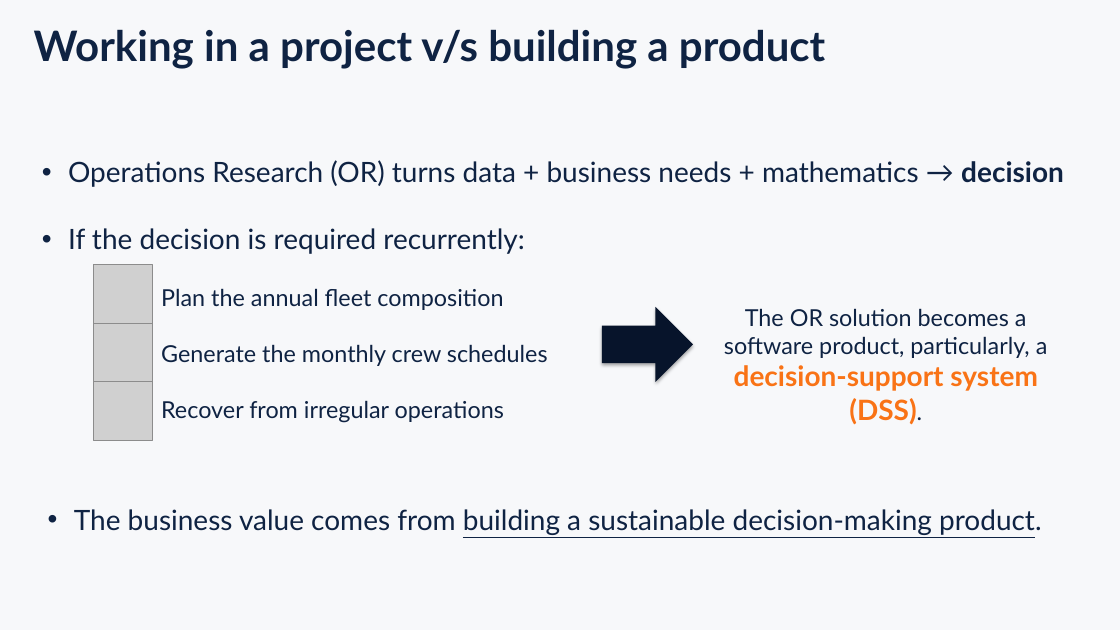
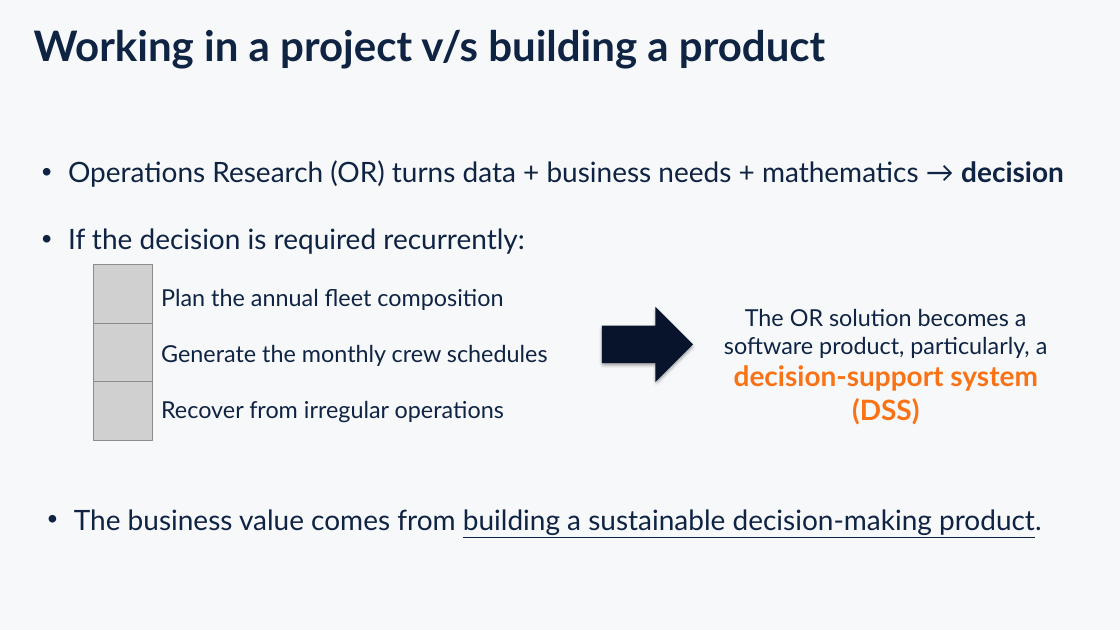
Before and after one commit to sefop/sefop-training-hub, a slide deck: slide 2 of workshops/2026-10-25-agifors-annual-symposium/agifors-sefop.pptx. Drawn at 1120x630 pixels with LibreOffice and Linux fonts; fonts in the diff are those of the drawing; grey boxes stand for pictures. Boxes give left, top, right and bottom in pixels: in the first picture for what was removed or moved away, otherwise in the second. Text is boxed around its words. In the diff, an @@ line names an element or a change of style, - is before the commit and + after.

```diff
--- a/workshops/2026-10-25-agifors-annual-symposium/agifors-sefop.pptx
+++ b/workshops/2026-10-25-agifors-annual-symposium/agifors-sefop.pptx
@@ text at <box>724,308,1048,425</box>: text changed @@
-The OR solution becomes a software product, particularly, a decision-support system (DSS).
+The OR solution becomes a software product, particularly, a decision-support system (DSS)
```
Also in this commit, not shown: 1 slide added, 1 other file.
